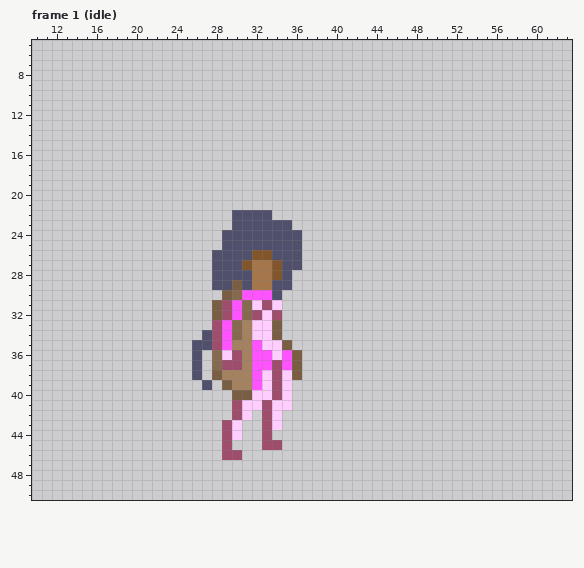
File history of a pixel-art file, Sophia/sophia.ase. That is the earlier state.
64x64 pixels, 12 frames. Shown: frame 1 (idle): x 10..63, y 5..50. The commit also changed other frames, which this record leaves out.
After:
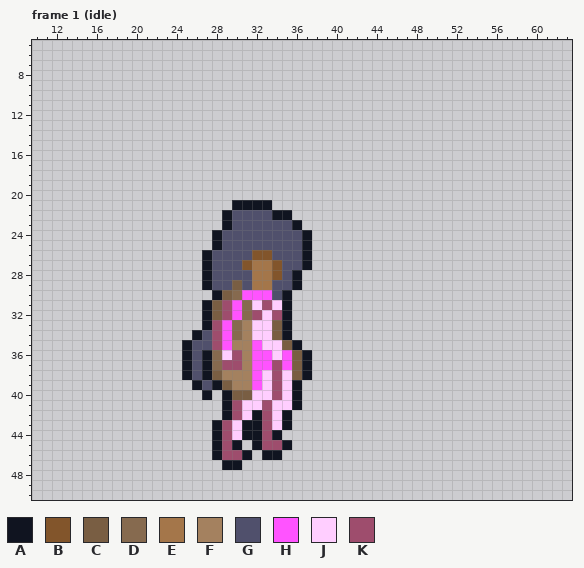
Palette (. is transparent): A #101420  B #82552b  C #795e43  D #866a4f  E #a4764a  F #a4815f  G #50506c  H #ff53ff  J #ffceff  K #9e4d6d
Difference:
layer "outline" added
--- frame 1 (idle), layer "outline"
@@ x 23..39 @@
 20 .................
-21 .................
-22 .......GGGG......
-23 .......GGGGGG....
-24 ......GGGGGGGG...
-25 ......GGGGGGGG...
-26 .....GGGGBBGGG...
-27 .....GGGBEEBGG...
-28 .....GGGGEEBG....
-29 .....GGCGEEGG....
-30 ......CDHHHG.....
-31 .....CKHDJKJ.....
-32 .....CKHDKJK.....
-33 .....KHDFJJC.....
-34 ....GKHDFJJC.....
-35 ...GGKHFFHJJC....
-36 ...G.DJKFHHJHC...
-37 ...G.DKKFHHKHC...
-38 ...G.CFFFHJKJC...
-39 ....G.CFFHJKJ....
-40 .......CCJJKJ....
-41 .......KJJKJJ....
-42 .......KJ.KJ.....
-43 ......KJ..KJ.....
-44 ......KJ..K......
-45 ......K...KK.....
-46 ......KK.........
-47 .................
+21 .......AAAA......
+22 ......AGGGGAA....
+23 ......AGGGGGGA...
+24 .....AGGGGGGGGA..
+25 .....AGGGGGGGGA..
+26 ....AGGGGBBGGGA..
+27 ....AGGGBEEBGGA..
+28 ....AGGGGEEBGA...
+29 ....AGGCGEEGGA...
+30 .....ACDHHHGA....
+31 ....ACKHDJKJA....
+32 ....ACKHDKJKA....
+33 ....AKHDFJJCA....
+34 ...AGKHDFJJCA....
+35 ..AGGKHFFHJJCA...
+36 ..AGADJKFHHJHCA..
+37 ..AGADKKFHHKHCA..
+38 ..AGACFFFHJKJCA..
+39 ...AGACFFHJKJA...
+40 ....A.ACCJJKJA...
+41 ......AKJJKJJA...
+42 ......AKJAKJA....
+43 .....AKJAAKJA....
+44 .....AKJAAKA.....
+45 .....AKA.AKKA....
+46 .....AKKA.AA.....
+47 ......AA.........
 48 .................
